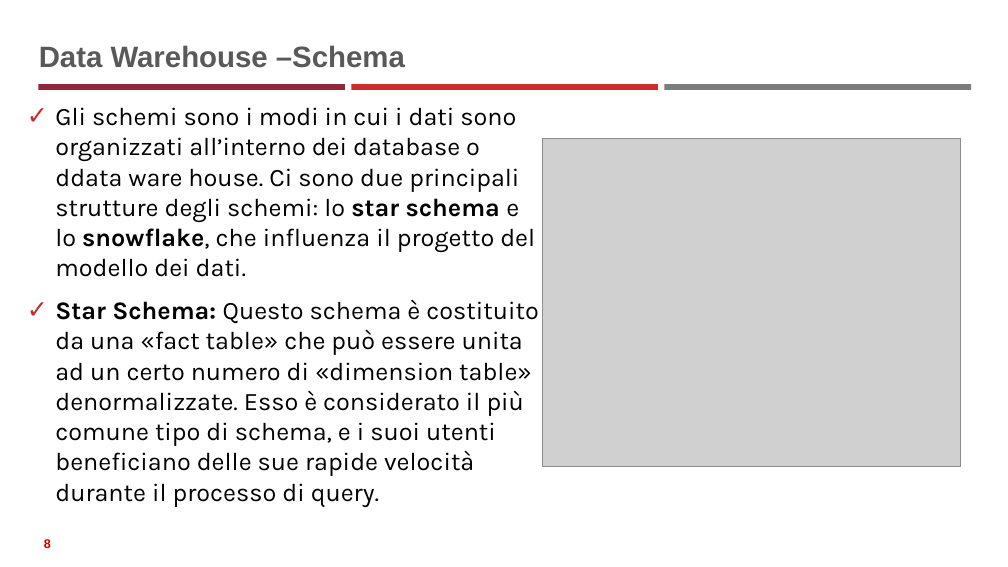
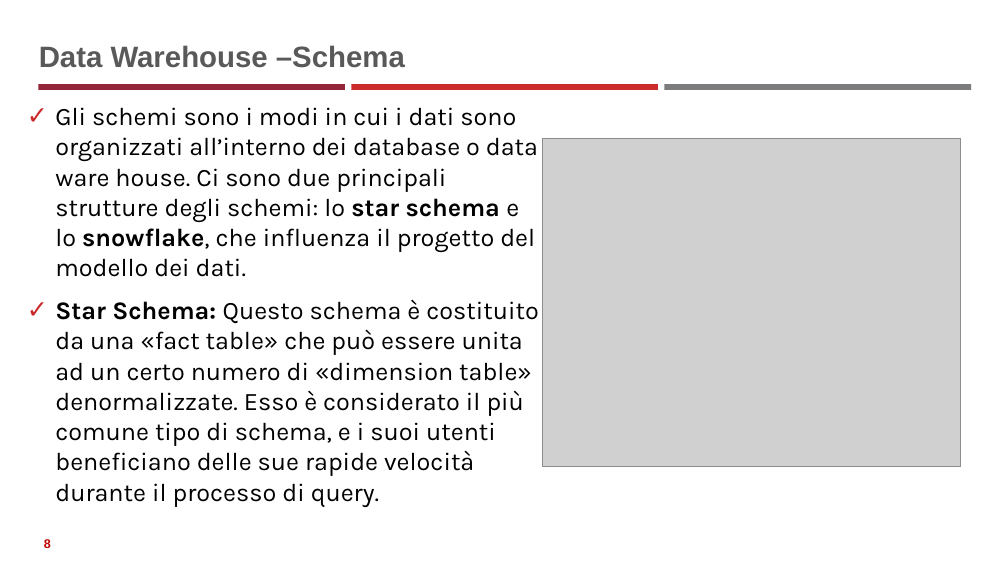
Before and after one commit to neural1977/data_science_interview_material, a slide deck: slide 8 of Data_Science_ita.pptx. Drawn at 1008x567 pixels with LibreOffice and Linux fonts; fonts in the diff are those of the drawing; grey boxes stand for pictures. Boxes give left, top, right and bottom in pixels: in the first picture for what was removed or moved away, otherwise in the second. Text is boxed around its words. In the diff, an @@ line names an element or a change of style, - is before the commit and + after.

```diff
--- a/Data_Science_ita.pptx
+++ b/Data_Science_ita.pptx
@@ text at box(55, 107, 538, 277): text changed @@
-✓ Gli schemi sono i modi in cui i dati sono organizzati all’interno dei database o ddata ware house. Ci sono due principali strutture degli schemi: lo star schema e lo snowflake, che influenza il progetto del modello dei dati.
+✓ Gli schemi sono i modi in cui i dati sono organizzati all’interno dei database o data ware house. Ci sono due principali strutture degli schemi: lo star schema e lo snowflake, che influenza il progetto del modello dei dati.
```
Also in this commit, not shown: 1 other slide changed, 6 slides added, 1 other file.
